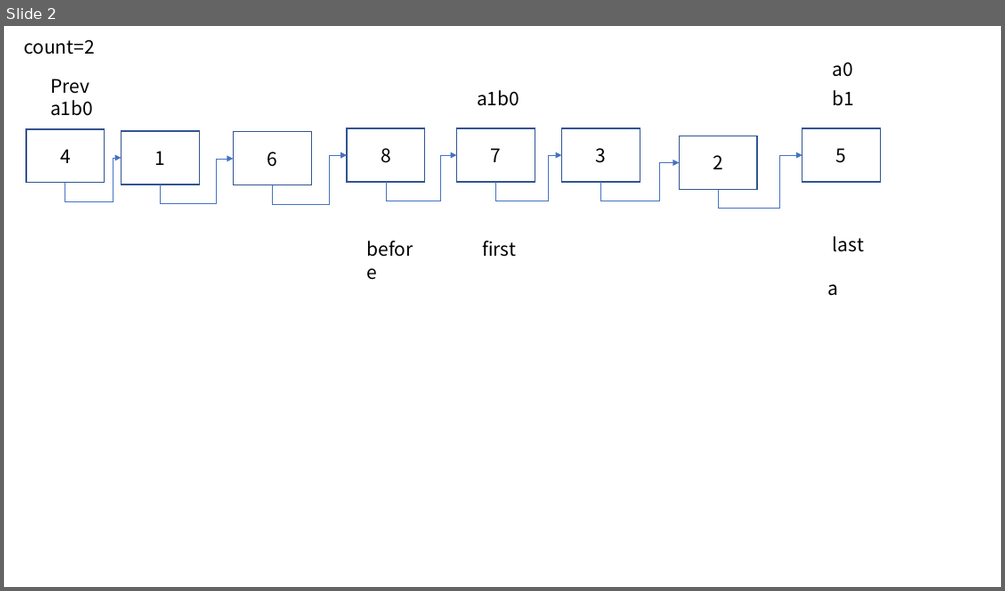
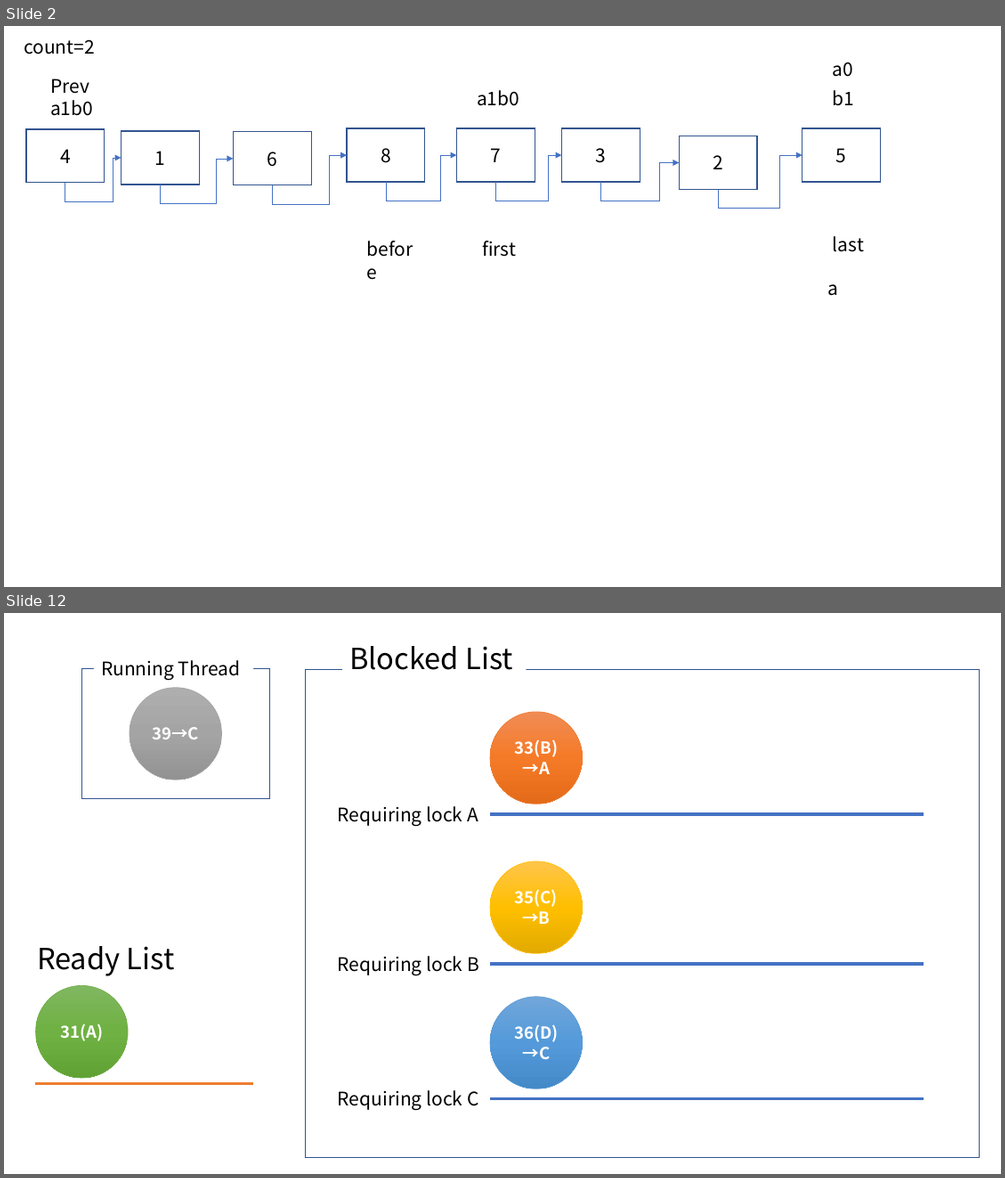
Before and after one commit to seanlion/MyTinyOS, a slide deck: Pintos용 ppt.pptx. Shown one above the other, each under a label of ours: slide 2 before the commit, slides 2 and 12 after it; the slides between them are not shown. The pictures are 1005x591 and 1005x1178 pixels, drawn with LibreOffice and Linux fonts; fonts in the diff are those of the drawing. Boxes give left, top, right and bottom in pixels: in the first picture for what was removed or moved away, otherwise in the second. Text is boxed around its words. In the diff, an @@ line names an element or a change of style, - is before the commit and + after.

```diff
--- a/Pintos용 ppt.pptx
+++ b/Pintos용 ppt.pptx
@@ slide 12 added at box(4, 613, 1001, 1174), background #FFFFFF @@
@@ text added at box(101, 660, 240, 680), 18 pt, text #000000 @@
+Running Thread
@@ text added at box(349, 646, 513, 670), 28 pt, text #000000 @@
+Blocked List
@@ rectangle added at box(81, 668, 269, 798), outline #325491 1 pt @@
@@ ellipse added at box(129, 688, 222, 779), fill gradient #AFAFAF to #A5A5A5 to #939393, outline #A5A5A5 0.5 pt, 16 pt, text #FFFFFF, bold @@
+39→C
@@ rectangle added at box(306, 670, 979, 1159), outline #325491 1 pt @@
@@ ellipse added at box(490, 712, 582, 803), fill gradient #F18C57 to #F67B28 to #E56C19, outline #ED7D31 0.5 pt, 16 pt, text #FFFFFF, bold @@
+33(B)
+→A
@@ text added at box(338, 806, 478, 826), 18 pt, text #000000 @@
+Requiring lock A
@@ line added from (399, 814) to (923, 814), #4472C4 3 pt @@
@@ ellipse added at box(490, 861, 582, 953), fill gradient #FFC64B to #FFC000 to #E3AB00, outline #FFC000 0.5 pt, 16 pt, text #FFFFFF, bold @@
+35(C)
+→B
@@ text added at box(37, 946, 175, 976), 28 pt, text #000000 @@
+Ready List
@@ text added at box(338, 956, 479, 975), 18 pt, text #000000 @@
+Requiring lock B
@@ ellipse added at box(35, 985, 128, 1078), fill gradient #81B861 to #6FB242 to #62A336, outline #70AD47 0.5 pt, 16 pt, text #FFFFFF, bold @@
+31(A)
@@ line added from (399, 964) to (923, 964), #4472C4 3 pt @@
@@ ellipse added at box(490, 997, 582, 1088), fill gradient #71A6DB to #559BDB to #448ACA, outline #5B9BD5 0.5 pt, 16 pt, text #FFFFFF, bold @@
+36(D)
+→C
@@ line added from (35, 1083) to (254, 1083), #ED7D31 3 pt @@
@@ text added at box(338, 1090, 478, 1110), 18 pt, text #000000 @@
+Requiring lock C
@@ line added from (399, 1099) to (923, 1099), #4472C4 3 pt @@
```
Also in this commit, not shown: 21 other slides added, 7 other files.
